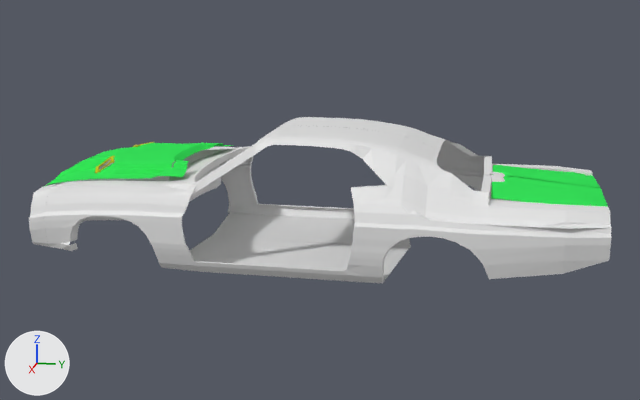
One commit to the Blender file Models/Vehicles/Land/Challenger70/challenger1970B.blend: the scene before it, then after it.
Rendered twice from a camera (50 mm lens) standing at (31.83, 11.8, 7.79) and looking at (0.17, 5.47, -0.12). The axes (+X, +Y, +Z) are drawn at lower left. The lights are the same throughout. Mesh edges are drawn as thin lines on the coarser meshes.

Names of what the first picture shows: 'Body', 'Hood', 'TailGate'.
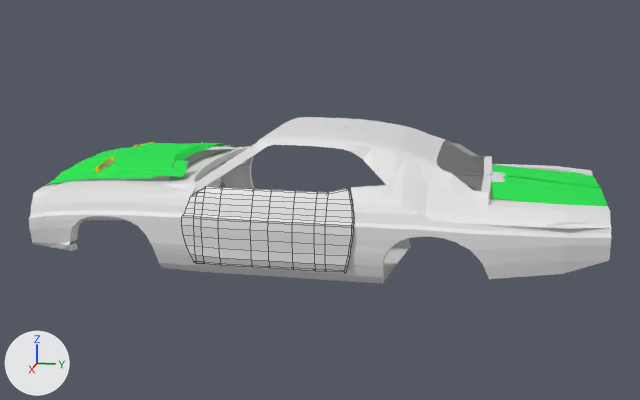
Location of each change, (x1, y1, x2, y2) in pixels of the pictures (640 x 400 px):
'Plane', added
    after: (182, 186, 354, 273)

The change, as a diff of the scene's bpy script:
```diff
--- a/Models/Vehicles/Land/Challenger70/challenger1970B.blend.py
+++ b/Models/Vehicles/Land/Challenger70/challenger1970B.blend.py
@@ me_plane_003 @@
+me_plane_003.from_pydata(...)  # 222 vertices, 191 faces; spans x -17.0..1.1, y -4.2..38.0, z -0.7..0.2
@@ ob_plane @@
+ob_plane = bpy.data.objects.new('Plane', me_plane_003)
+ob_plane.location = (4.27, 2.13, -1.37)
+ob_plane.rotation_euler = (0.0, 1.571, 0.0)  # degrees (0, 90, 0)
+ob_plane.scale = (0.15, 0.14, 1.0)
```
